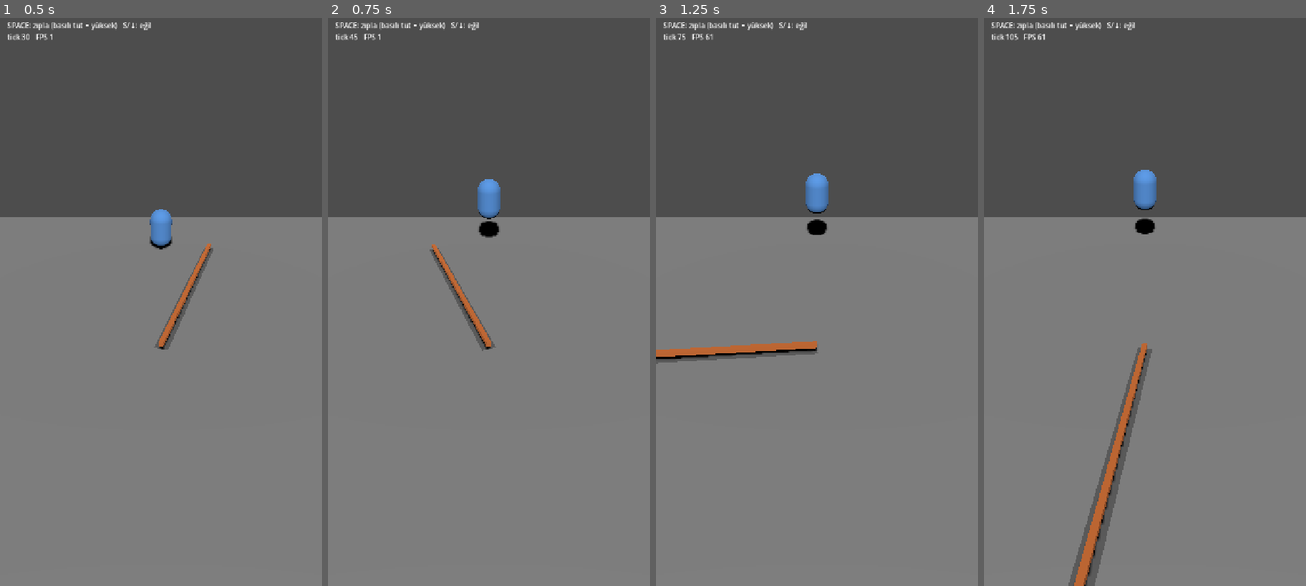
Above: before the commit, frames 1-4 (left to right).
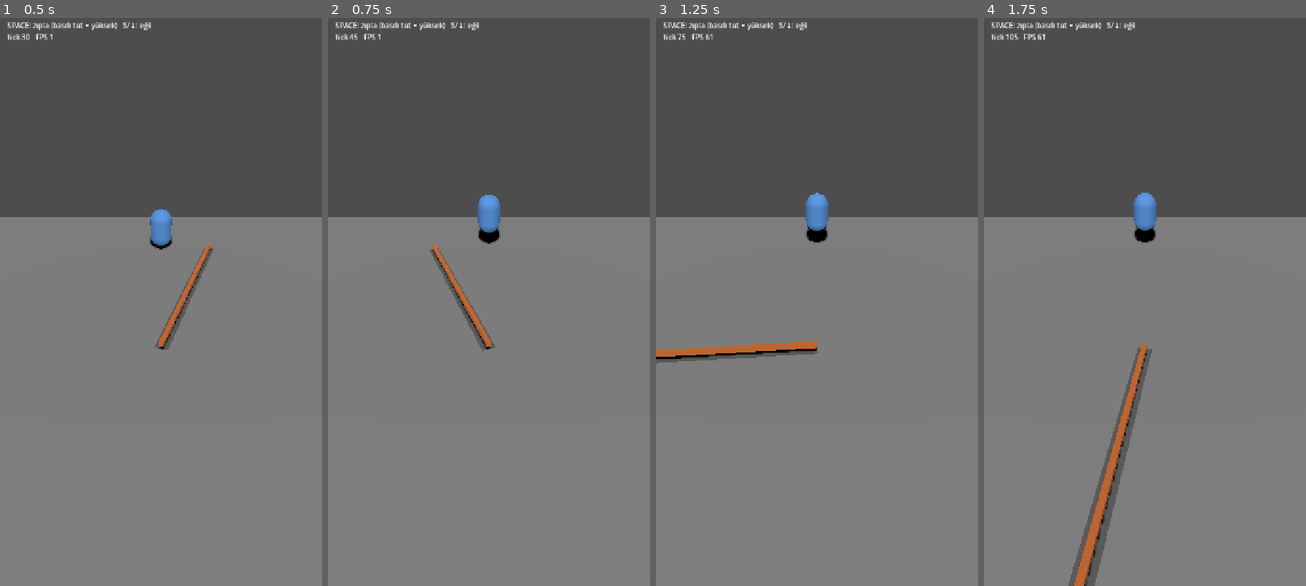
Above: after the commit, the same moments.

Repository: SametCanMavzer/loop-out
Game: Godot game, scene res://scenes/dev/play_test.tscn
The game is run twice, just before and just after one commit, with the same random seed, the same clock (stepped at 60 frames per second) and the same inputs. This scene is started directly instead of the project's main scene.
Inputs:
- Up to frame 1 (0.5 s): no input
- Up to frame 2 (0.75 s): tap Space (jump) at 0.6 s
- Up to frame 3 (1.25 s): tap Space (jump) at 0.77, 1.07 s
- Up to frame 4 (1.75 s): tap S (duck) at 1.35 s; tap Space (jump) at 1.52, 1.55 s

Frame 1 is identical in both runs. In frame 2, 0.6% of the frame differs, in the area x 46-54%, y 28-40%; in frame 3, 0.7%; in frame 4, 0.8%, in the area x 46-54%, y 26-40%.

Commit message:
fix: smooth high-jump visual (velocity-based, no mid-air pop)
- jumper.is_high() replaces air_progress; play_test uses velocity integrator
  with reduced gravity while high -> smooth higher float instead of arc-rescale pop

Co-Authored-By: Claude Opus 4.8 <noreply@anthropic.com>

Diff:
--- a/scripts/dev/play_test.gd
+++ b/scripts/dev/play_test.gd
@@ -11,6 +11,14 @@
 var _jumper: Jumper
 var _round := 1
 var _flash := 0.0
+
+# Zıplama görseli — hız tabanlı (pop yok). basılı tutunca (high) yerçekimi azalır → yumuşak süzülme.
+const JUMP_V0 := 6.0
+const GRAV_NORMAL := 28.0
+const GRAV_HIGH := 14.0
+var _viz_y := 0.0
+var _viz_vy := 0.0
+var _last_jump_tick := -999
 
 @onready var _input: InputQueue = $Input
 @onready var _rope_viz: RopeVisual = $RopeSpinner
@@ -48,9 +56,19 @@
 	if _clock == null:
 		return
 	var t := _clock.current_tick
-	# Zıplama arkı (sin) + eğilme squash — yalnız görsel.
-	var y := sin(_jumper.air_progress(t) * PI) * 1.4
-	_jumper_viz.position.y = y
+	# Zıplama görseli: yeni zıplamada ilk hızı ver; her karede hız-entegre et (pop yok).
+	if _jumper.is_airborne and _jumper.jump_input_tick != _last_jump_tick:
+		_last_jump_tick = _jumper.jump_input_tick
+		_viz_vy = JUMP_V0
+		_viz_y = 0.0
+	var g := GRAV_HIGH if _jumper.is_high() else GRAV_NORMAL   # basılı tut → daha yumuşak/uzun süzülme
+	_viz_vy -= g * dt
+	_viz_y += _viz_vy * dt
+	if not _jumper.is_airborne:
+		_viz_y = move_toward(_viz_y, 0.0, 8.0 * dt)   # inişte yere otur
+		_viz_vy = 0.0
+	_viz_y = maxf(_viz_y, 0.0)
+	_jumper_viz.position.y = _viz_y
 	_jumper_viz.scale.y = 0.6 if _jumper.is_ducking else 1.0
 	if _flash > 0.0:
 		_flash = maxf(0.0, _flash - dt * 1.5)
--- a/scripts/jumper/jumper.gd
+++ b/scripts/jumper/jumper.gd
@@ -66,12 +66,9 @@
 				_duck_release_tick = ct
 
 
-## Görsel için havada ilerleme 0..1 (yalnız çizim; mantığı/determinizmi etkilemez).
-func air_progress(ct: int) -> float:
-	if not is_airborne:
-		return 0.0
-	var air := _t.high_jump_air if _jump_high else _t.jump_air
-	return clampf(float(ct - jump_input_tick) / float(maxi(air, 1)), 0.0, 1.0)
+## Yüksek zıplama aktif mi (yalnız görsel/geri bildirim; mantık zaten air ile işler).
+func is_high() -> bool:
+	return is_airborne and _jump_high
 
 
 func _start_jump(ct: int, held: bool) -> void:
